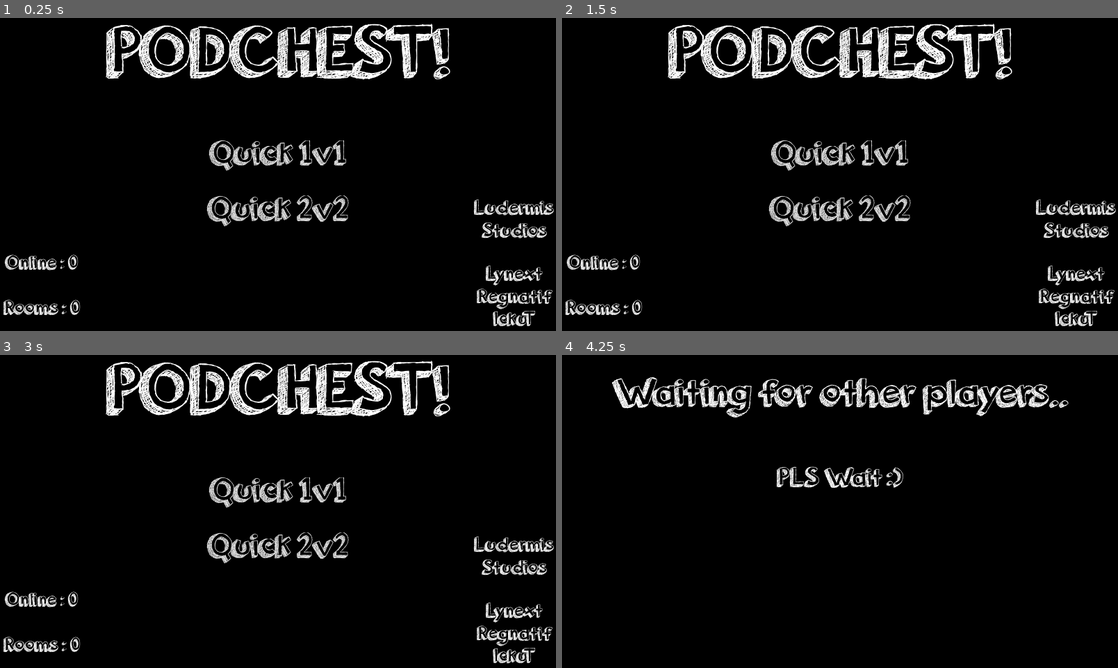
Above: before the commit, frames 1-4 (two rows, left to right).
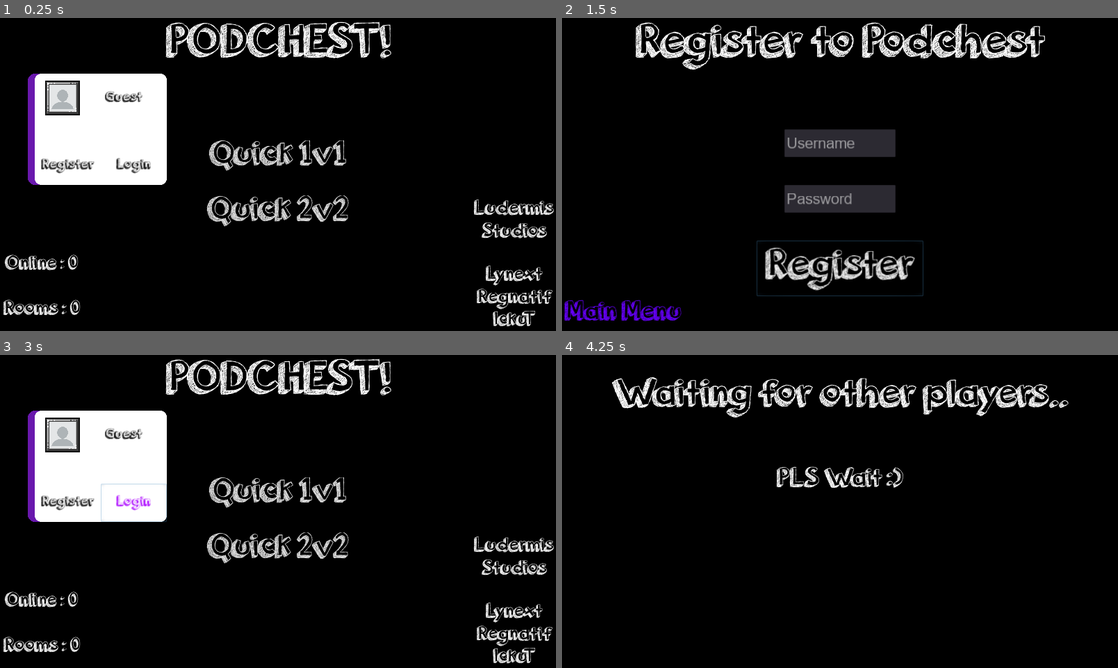
Above: after the commit, the same moments.

Repository: Ludermis/Podchest
Game: Godot game, scene res://Prefabs/Scenes/MainScene.tscn
The game is run twice, just before and just after one commit, with the same random seed, the same clock (stepped at 60 frames per second) and the same inputs.
Inputs (mouse positions are in pixels of both pictures, inside the frame that each line leads up to):
- Up to frame 1 (0.25 s): no input
- Up to frame 2 (1.5 s): click (628, 165) at 0.5 s, where only the run after the commit has a clickable "Register"; click (840, 268) at 1.25 s, where only the run after the commit has a clickable "Register"
- Up to frame 3 (3 s): click (61, 649) at 2 s, where only the run after the commit has a clickable "Main Menu"; click (133, 502) at 2.75 s, where only the run after the commit has a clickable "Login"
- Up to frame 4 (4.25 s): click "Quick 1v1" at 3.5 s

The runs differ from the first frame. In frame 1, 14% of the frame differs, in the area x 5-81%, y 1-54%; in frame 2, 15%, in the area x 0-100%, y 1-99%; in frame 3, 14%; in frame 4, nothing differs.

Commit message:
Lynext
Register system partially completed

Diff:
--- a/Prefabs/Misc/PlayerCamera.tscn
+++ b/Prefabs/Misc/PlayerCamera.tscn
@@ -1,5 +1,8 @@
-[gd_scene format=2]
+[gd_scene load_steps=2 format=2]
+
+[ext_resource path="res://Scripts/Misc/PlayerCamera.gd" type="Script" id=1]
 
 [node name="Camera2D" type="Camera2D"]
 current = true
 zoom = Vector2( 2, 2 )
+script = ExtResource( 1 )
--- a/Prefabs/Scenes/MainScene.tscn
+++ b/Prefabs/Scenes/MainScene.tscn
@@ -1,6 +1,9 @@
-[gd_scene load_steps=9 format=2]
-
+[gd_scene load_steps=15 format=2]
+
+[ext_resource path="res://Sprites/UI/frame.png" type="Texture" id=1]
 [ext_resource path="res://Fonts/orange juice 2.0.ttf" type="DynamicFontData" id=2]
+[ext_resource path="res://Sprites/ProfilePictures/blank.png" type="Texture" id=3]
+[ext_resource path="res://SavedResources/UI/PurplePanel.tres" type="StyleBox" id=4]
 
 [sub_resource type="GDScript" id=1]
 script/source = "extends Node2D
@@ -33,10 +36,32 @@
 font_path = "res://Fonts/orange juice 2.0.ttf"
 
 [sub_resource type="DynamicFont" id=3]
+size = 36
+use_filter = true
+font_data = SubResource( 2 )
+
+[sub_resource type="GDScript" id=4]
+script/source = "extends Button
+
+
+func _ready():
+	pass
+
+
+func _on_RegisterButton_pressed():
+	get_tree().change_scene(\"res://Prefabs/Scenes/RegisterScene.tscn\")
+"
+
+[sub_resource type="DynamicFont" id=5]
+size = 36
+use_filter = true
+font_data = ExtResource( 2 )
+
+[sub_resource type="DynamicFont" id=6]
 size = 84
 font_data = SubResource( 2 )
 
-[sub_resource type="GDScript" id=4]
+[sub_resource type="GDScript" id=7]
 script/source = "extends Button
 
 
@@ -60,11 +85,11 @@
 	get_tree().root.get_node(\"Main\").rpc_id(1,\"playerJoined\",Client.selfPeerID,\"quick2v2\")
 "
 
-[sub_resource type="DynamicFont" id=5]
-size = 172
+[sub_resource type="DynamicFont" id=9]
+size = 112
 font_data = ExtResource( 2 )
 
-[sub_resource type="DynamicFont" id=6]
+[sub_resource type="DynamicFont" id=10]
 size = 48
 font_data = ExtResource( 2 )
 
@@ -72,6 +97,83 @@
 script = SubResource( 1 )
 __meta__ = {
 "_edit_horizontal_guides_": [  ]
+}
+
+[node name="AccountPanel" type="Panel" parent="."]
+margin_left = 64.0
+margin_top = 128.0
+margin_right = 384.0
+margin_bottom = 384.0
+custom_styles/panel = ExtResource( 4 )
+__meta__ = {
+"_edit_use_anchors_": false
+}
+
+[node name="Picture" type="TextureRect" parent="AccountPanel"]
+margin_left = 48.0
+margin_top = 24.0
+margin_right = 112.0
+margin_bottom = 88.0
+texture = ExtResource( 3 )
+expand = true
+__meta__ = {
+"_edit_use_anchors_": false
+}
+
+[node name="PictureFrame" type="TextureRect" parent="AccountPanel"]
+margin_left = 40.0
+margin_top = 16.0
+margin_right = 120.0
+margin_bottom = 96.0
+texture = ExtResource( 1 )
+expand = true
+__meta__ = {
+"_edit_use_anchors_": false
+}
+
+[node name="RegisterButton" type="Button" parent="AccountPanel"]
+margin_left = 16.0
+margin_top = 168.0
+margin_right = 168.0
+margin_bottom = 256.0
+custom_fonts/font = SubResource( 3 )
+custom_colors/font_color = Color( 0, 0, 0, 1 )
+custom_colors/font_color_hover = Color( 0.568627, 0, 1, 1 )
+custom_colors/font_color_pressed = Color( 1, 0, 0.913725, 1 )
+text = "Register"
+flat = true
+script = SubResource( 4 )
+__meta__ = {
+"_edit_use_anchors_": false
+}
+
+[node name="LoginButton" type="Button" parent="AccountPanel"]
+margin_left = 168.0
+margin_top = 168.0
+margin_right = 320.0
+margin_bottom = 256.0
+custom_fonts/font = SubResource( 3 )
+custom_colors/font_color = Color( 0, 0, 0, 1 )
+custom_colors/font_color_hover = Color( 0.662745, 0, 1, 1 )
+custom_colors/font_color_pressed = Color( 1, 0, 0.866667, 1 )
+text = "Login"
+flat = true
+__meta__ = {
+"_edit_use_anchors_": false
+}
+
+[node name="AccountName" type="Label" parent="AccountPanel"]
+margin_left = 120.0
+margin_top = 16.0
+margin_right = 320.0
+margin_bottom = 96.0
+custom_fonts/font = SubResource( 5 )
+custom_colors/font_color = Color( 0, 0, 0, 1 )
+text = "Guest"
+align = 1
+valign = 1
+__meta__ = {
+"_edit_use_anchors_": false
 }
 
 [node name="Quick1v1Button" type="Button" parent="."]
@@ -104,12 +206,13 @@
 
 [node name="Title" type="Label" parent="."]
 margin_right = 1280.0
-margin_bottom = 192.0
-custom_fonts/font = SubResource( 5 )
+margin_bottom = 128.0
+custom_fonts/font = SubResource( 9 )
 text = "PODCHEST!"
 align = 1
 valign = 1
 __meta__ = {
+"_edit_lock_": true,
 "_edit_use_anchors_": false
 }
 
@@ -158,12 +261,13 @@
 margin_top = 520.0
 margin_right = 192.0
 margin_bottom = 616.0
-custom_fonts/font = SubResource( 6 )
+custom_fonts/font = SubResource( 10 )
 text = "Online : 0"
 align = 1
 valign = 1
 __meta__ = {
 "_edit_use_anchors_": false
 }
+[connection signal="pressed" from="AccountPanel/RegisterButton" to="AccountPanel/RegisterButton" method="_on_RegisterButton_pressed"]
 [connection signal="pressed" from="Quick1v1Button" to="Quick1v1Button" method="_on_Quick1v1Button_pressed"]
 [connection signal="pressed" from="Quick2v2Button" to="Quick2v2Button" method="_on_Quick2v2Button_pressed"]
--- /dev/null
+++ b/Prefabs/Scenes/RegisterScene.tscn
@@ -0,0 +1,117 @@
+[gd_scene load_steps=11 format=2]
+
+[ext_resource path="res://Fonts/orange juice 2.0.ttf" type="DynamicFontData" id=1]
+[ext_resource path="res://Fonts/arial.ttf" type="DynamicFontData" id=2]
+[ext_resource path="res://Scripts/Scenes/RegisterScene.gd" type="Script" id=3]
+
+[sub_resource type="DynamicFont" id=1]
+size = 112
+font_data = ExtResource( 1 )
+
+[sub_resource type="DynamicFont" id=2]
+size = 36
+use_filter = true
+font_data = ExtResource( 2 )
+
+[sub_resource type="DynamicFontData" id=3]
+font_path = "res://Fonts/orange juice 2.0.ttf"
+
+[sub_resource type="DynamicFont" id=4]
+size = 101
+use_filter = true
+font_data = SubResource( 3 )
+
+[sub_resource type="GDScript" id=7]
+script/source = "extends Button
+
+
+func _ready():
+	pass
+
+
+func _on_RegisterButton_pressed():
+	get_tree().root.get_node(\"Main\").rpc_id(1,\"registerAccount\",Client.selfPeerID,$\"../Username\".text,$\"../Password\".text)
+"
+
+[sub_resource type="DynamicFont" id=5]
+size = 64
+use_filter = true
+font_data = SubResource( 3 )
+
+[sub_resource type="GDScript" id=6]
+script/source = "extends Button
+
+
+func _ready():
+	pass
+
+
+func _on_CancelButton_pressed():
+	get_tree().change_scene(\"res://Prefabs/Scenes/MainScene.tscn\")
+"
+
+[node name="Main" type="Node2D"]
+script = ExtResource( 3 )
+
+[node name="Title" type="Label" parent="."]
+margin_right = 1280.0
+margin_bottom = 128.0
+custom_fonts/font = SubResource( 1 )
+text = "Register to Podchest"
+align = 1
+valign = 1
+__meta__ = {
+"_edit_lock_": true,
+"_edit_use_anchors_": false
+}
+
+[node name="Username" type="LineEdit" parent="."]
+margin_left = 512.0
+margin_top = 256.0
+margin_right = 768.0
+margin_bottom = 320.0
+custom_fonts/font = SubResource( 2 )
+placeholder_text = "Username"
+__meta__ = {
+"_edit_use_anchors_": false
+}
+
+[node name="Password" type="LineEdit" parent="."]
+margin_left = 512.0
+margin_top = 384.0
+margin_right = 768.0
+margin_bottom = 448.0
+custom_fonts/font = SubResource( 2 )
+secret = true
+placeholder_text = "Password"
+__meta__ = {
+"_edit_use_anchors_": false
+}
+
+[node name="RegisterButton" type="Button" parent="."]
+margin_left = 448.0
+margin_top = 512.0
+margin_right = 832.0
+margin_bottom = 640.0
+custom_fonts/font = SubResource( 4 )
+text = "Register"
+flat = true
+script = SubResource( 7 )
+__meta__ = {
+"_edit_use_anchors_": false
+}
+
+[node name="CancelButton" type="Button" parent="."]
+margin_top = 640.0
+margin_right = 256.0
+margin_bottom = 720.0
+custom_fonts/font = SubResource( 5 )
+custom_colors/font_color = Color( 0.407843, 0, 1, 1 )
+text = "Main Menu"
+flat = true
+script = SubResource( 6 )
+__meta__ = {
+"_edit_use_anchors_": false
+}
+[connection signal="pressed" from="RegisterButton" to="RegisterButton" method="_on_RegisterButton_pressed"]
+[connection signal="pressed" from="CancelButton" to="CancelButton" method="_on_CancelButton_pressed"]
--- /dev/null
+++ b/SavedResources/UI/PurplePanel.tres
@@ -0,0 +1,10 @@
+[gd_resource type="StyleBoxFlat" format=2]
+
+[resource]
+bg_color = Color( 1, 1, 1, 1 )
+border_width_left = 16
+border_color = Color( 0.411765, 0.0941176, 0.678431, 1 )
+corner_radius_top_left = 16
+corner_radius_top_right = 16
+corner_radius_bottom_right = 16
+corner_radius_bottom_left = 16
--- a/Scripts/Characters/Player.gd
+++ b/Scripts/Characters/Player.gd
@@ -23,6 +23,10 @@
 func _physics_process(delta):
 	if peerID != Client.selfPeerID:
 		return
+	if Input.is_action_just_released('wheeldown'):
+		$Camera2D.zoomLevel = min($Camera2D.zoomLevel + 1,12)
+	if Input.is_action_just_released('wheelup'):
+		$Camera2D.zoomLevel = max($Camera2D.zoomLevel - 1,1)
 	if Input.is_action_pressed('right'):
 		velocity.x = min(velocity.x + acceleration, maxSpeed)
 	elif Input.is_action_pressed('left'):
--- a/Scripts/Global/Vars.gd
+++ b/Scripts/Global/Vars.gd
@@ -1,7 +1,7 @@
 extends Node
 
 var friction = 0.2
-var serverIP = "176.41.151.164"
+var serverIP = "176.41.149.112"
 var serverPort = 27015
 var players = {}
 var dirtCount = 0
--- /dev/null
+++ b/Scripts/Misc/PlayerCamera.gd
@@ -0,0 +1,15 @@
+extends Camera2D
+
+var zoomLevel = 5
+
+func _ready():
+	zoom.x = zoomLevel * (2.0 / 5.0)
+	zoom.y = zoomLevel * (2.0 / 5.0)
+
+func _process (delta):
+	if zoom.x != zoomLevel * (2.0 / 5.0) || zoom.y != zoomLevel * (2.0 / 5.0):
+		zoom.x = lerp(zoom.x, zoomLevel * (2.0 / 5.0), delta * 3)
+		zoom.y = lerp(zoom.y, zoomLevel * (2.0 / 5.0), delta * 3)
+		if abs(zoom.x - zoomLevel * (2.0 / 5.0)) + abs(zoom.y - zoomLevel * (2.0 / 5.0)) < 0.01:
+			zoom.x = zoomLevel * (2.0 / 5.0)
+			zoom.y = zoomLevel * (2.0 / 5.0)
--- /dev/null
+++ b/Scripts/Scenes/RegisterScene.gd
@@ -0,0 +1,5 @@
+extends Node2D
+
+
+func _ready():
+	pass
--- a/project.godot
+++ b/project.godot
@@ -56,11 +56,20 @@
 "events": [ Object(InputEventKey,"resource_local_to_scene":false,"resource_name":"","device":0,"alt":false,"shift":false,"control":false,"meta":false,"command":false,"pressed":false,"scancode":68,"unicode":0,"echo":false,"script":null)
  ]
 }
+wheelup={
+"deadzone": 0.5,
+"events": [ Object(InputEventMouseButton,"resource_local_to_scene":false,"resource_name":"","device":0,"alt":false,"shift":false,"control":false,"meta":false,"command":false,"button_mask":0,"position":Vector2( 0, 0 ),"global_position":Vector2( 0, 0 ),"factor":1.0,"button_index":4,"pressed":false,"doubleclick":false,"script":null)
+ ]
+}
+wheeldown={
+"deadzone": 0.5,
+"events": [ Object(InputEventMouseButton,"resource_local_to_scene":false,"resource_name":"","device":0,"alt":false,"shift":false,"control":false,"meta":false,"command":false,"button_mask":0,"position":Vector2( 0, 0 ),"global_position":Vector2( 0, 0 ),"factor":1.0,"button_index":5,"pressed":false,"doubleclick":false,"script":null)
+ ]
+}
 
 [rendering]
 
-quality/intended_usage/framebuffer_allocation=1
-quality/intended_usage/framebuffer_allocation.mobile=1
-quality/filters/anisotropic_filter_level=1
+quality/intended_usage/framebuffer_allocation=0
+quality/intended_usage/framebuffer_allocation.mobile=0
 environment/default_clear_color=Color( 0, 0, 0, 1 )
 environment/default_environment="res://default_env.tres"
Binary file added: Fonts/arial.ttf
Not shown: 6 places in Prefabs/Scenes/MainScene.tscn that only renumber resources
Binary file added: Sprites/ProfilePictures/blank.png
Not shown, added: Sprites/ProfilePictures/blank.png.import
Binary file added: Sprites/UI/frame.png
Not shown, added: Sprites/UI/frame.png.import
